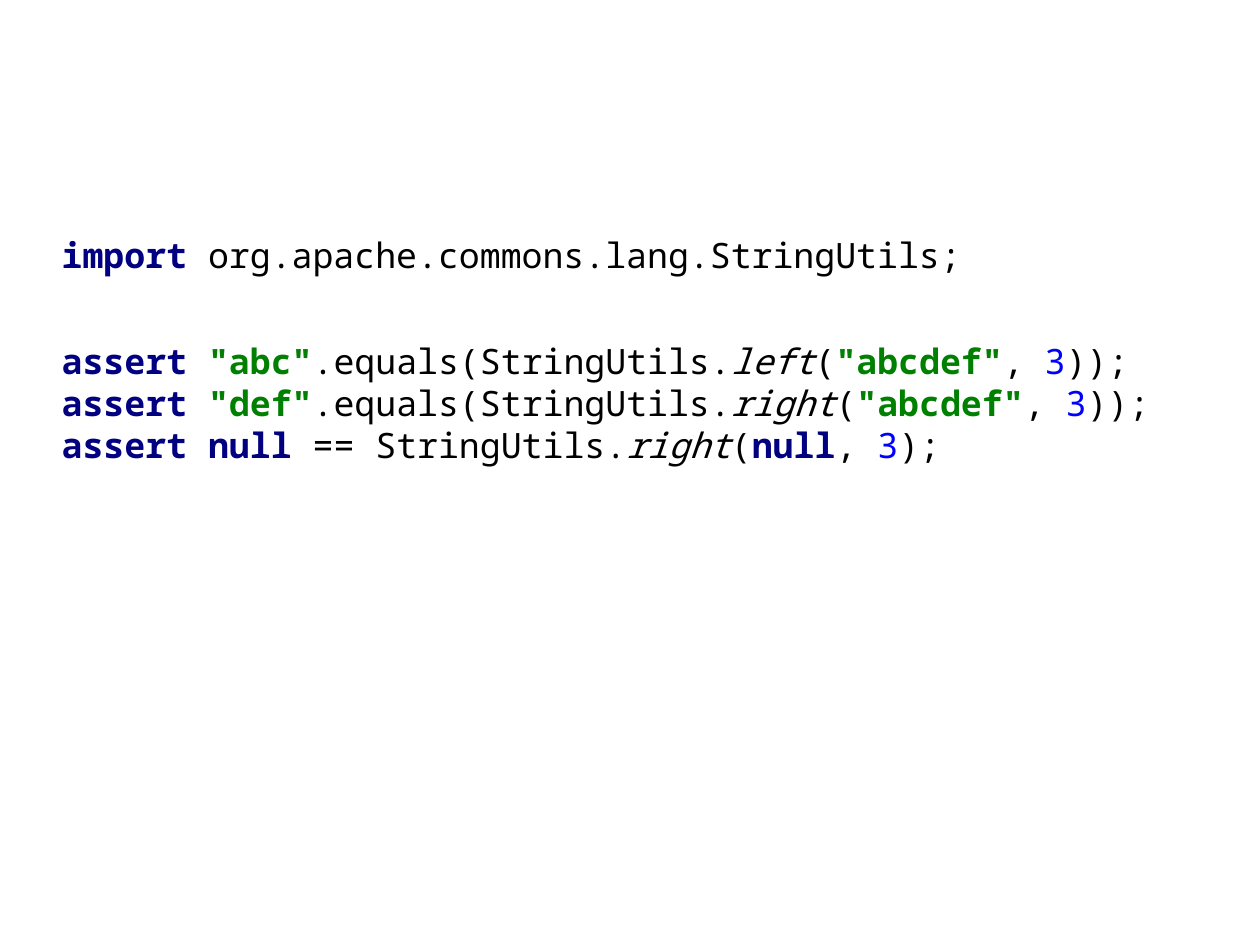
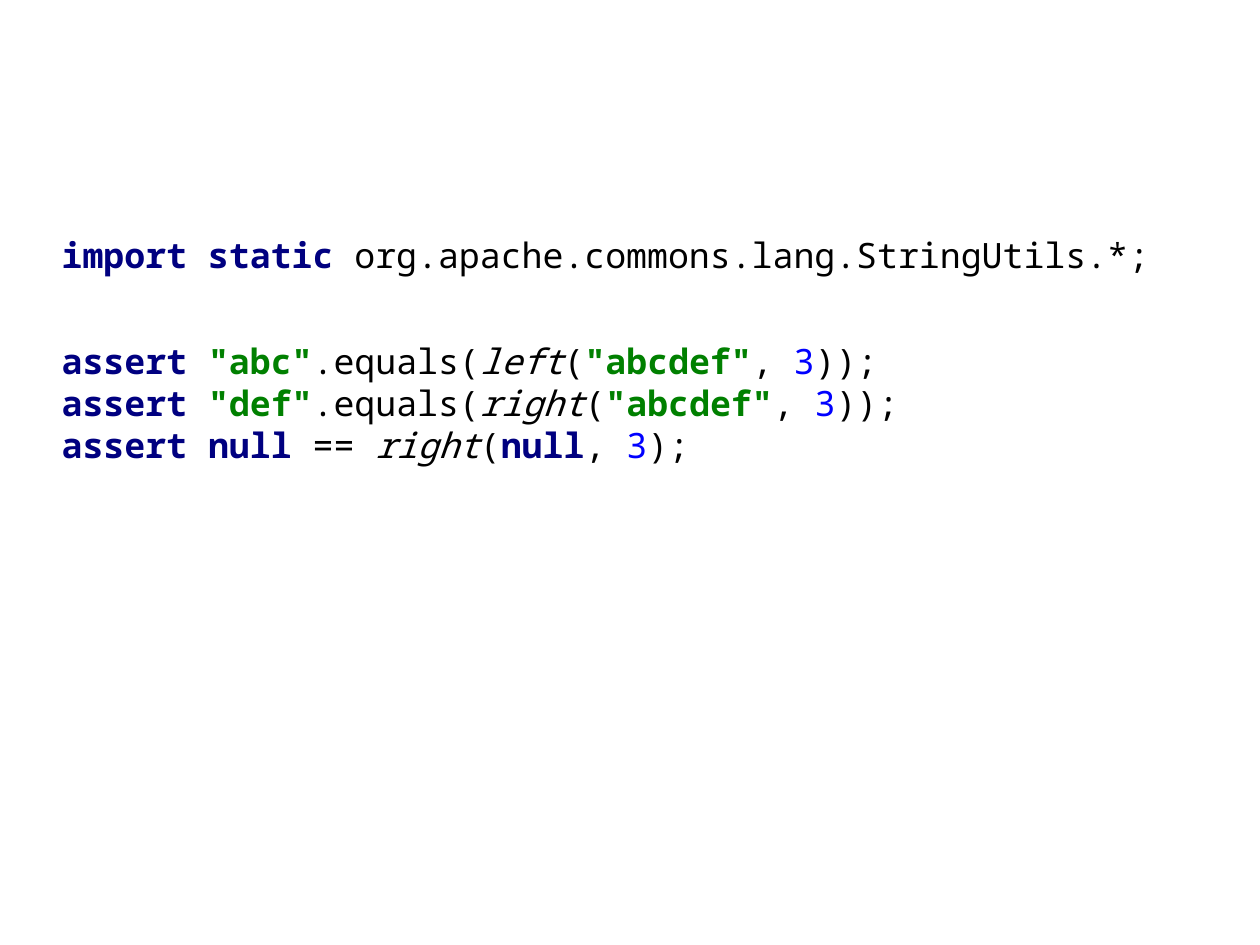
Before and after one commit to HamletDRC/presentations, a slide deck: slide 12 of javaboilerplatebusters/BoilerPlateBusters_33rdDegree.odp (slide 14 before the commit). Drawn at 1260x945 pixels with LibreOffice and Linux fonts; fonts in the diff are those of the drawing; background and template pictures are left out. Boxes give left, top, right and bottom in pixels: in the first picture for what was removed or moved away, otherwise in the second. Text is boxed around its words. In the diff, an @@ line names an element or a change of style, - is before the commit and + after.

```diff
--- a/javaboilerplatebusters/BoilerPlateBusters_33rdDegree.odp
+++ b/javaboilerplatebusters/BoilerPlateBusters_33rdDegree.odp
@@ subtitle at <box>62,241,1149,467</box>: text changed @@
-import org.apache.commons.lang.StringUtils;
-assert "abc".equals(StringUtils.left("abcdef", 3));
-assert "def".equals(StringUtils.right("abcdef", 3));
-assert null == StringUtils.right(null, 3);
+import static org.apache.commons.lang.StringUtils.*;
+assert "abc".equals(left("abcdef", 3));
+assert "def".equals(right("abcdef", 3));
+assert null == right(null, 3);
```
Also in this commit, not shown: 29 other slides changed, 1 slide added, 2 slides removed.
